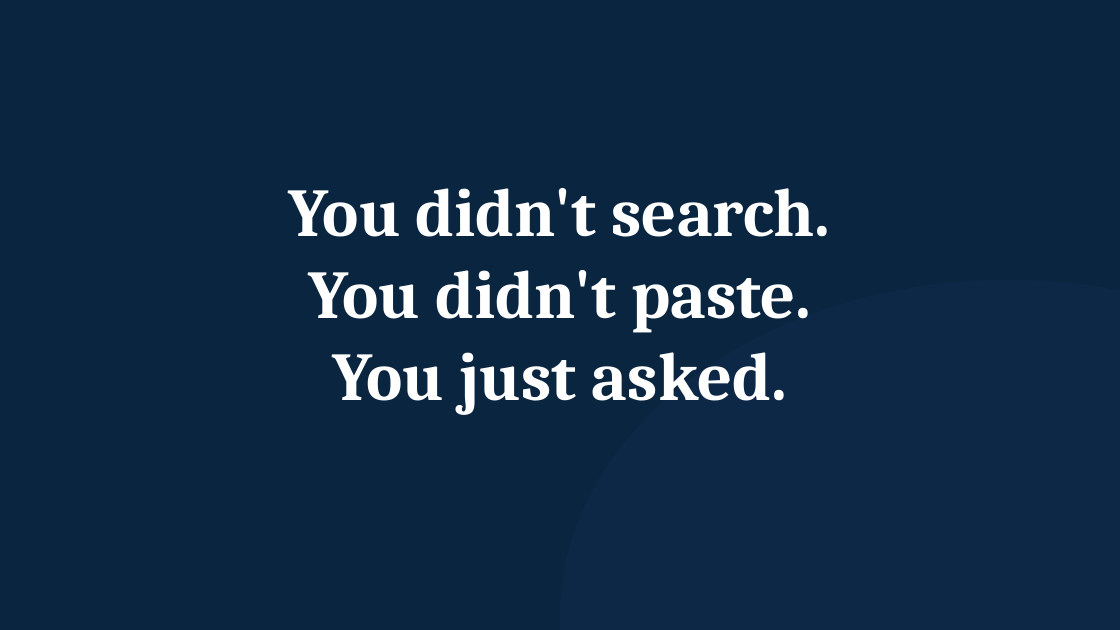
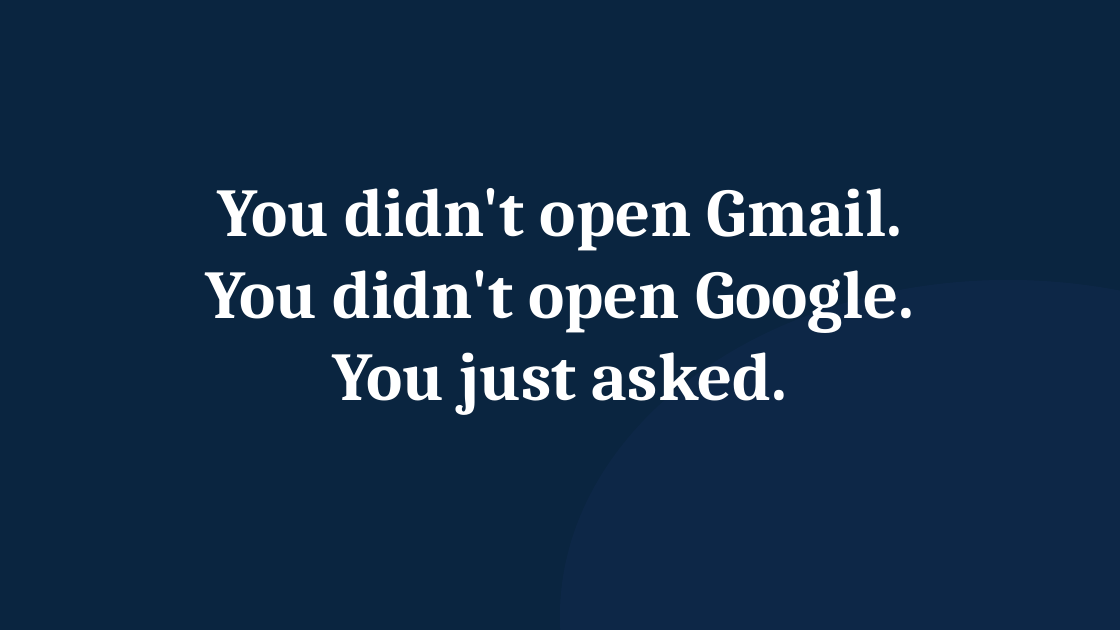
Before and after one commit to michaelengland/ai-best-practices, a slide deck: slide 8 of decks/workshop-2-orchestrator/workshop-2-orchestrator.pptx (slide 9 before the commit). Drawn at 1120x630 pixels with LibreOffice and Linux fonts; fonts in the diff are those of the drawing. Boxes give left, top, right and bottom in pixels: in the first picture for what was removed or moved away, otherwise in the second. Text is boxed around its words. In the diff, an @@ line names an element or a change of style, - is before the commit and + after.

```diff
--- a/decks/workshop-2-orchestrator/workshop-2-orchestrator.pptx
+++ b/decks/workshop-2-orchestrator/workshop-2-orchestrator.pptx
@@ text at (206, 188, 913, 333): text changed @@
-You didn't search.
-You didn't paste.
+You didn't open Gmail.
+You didn't open Google.
```
Also in this commit, not shown: 8 other slides changed, 4 slides added, 2 slides removed, 10 other files.
